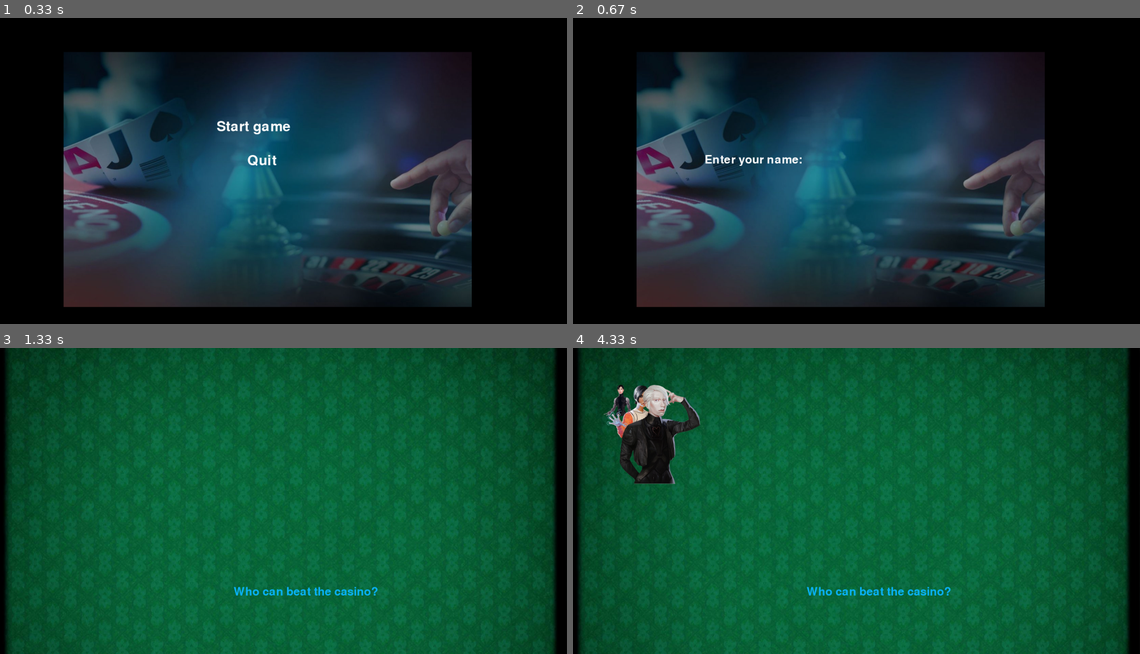
Above: before the commit, frames 1-4 (two rows, left to right).
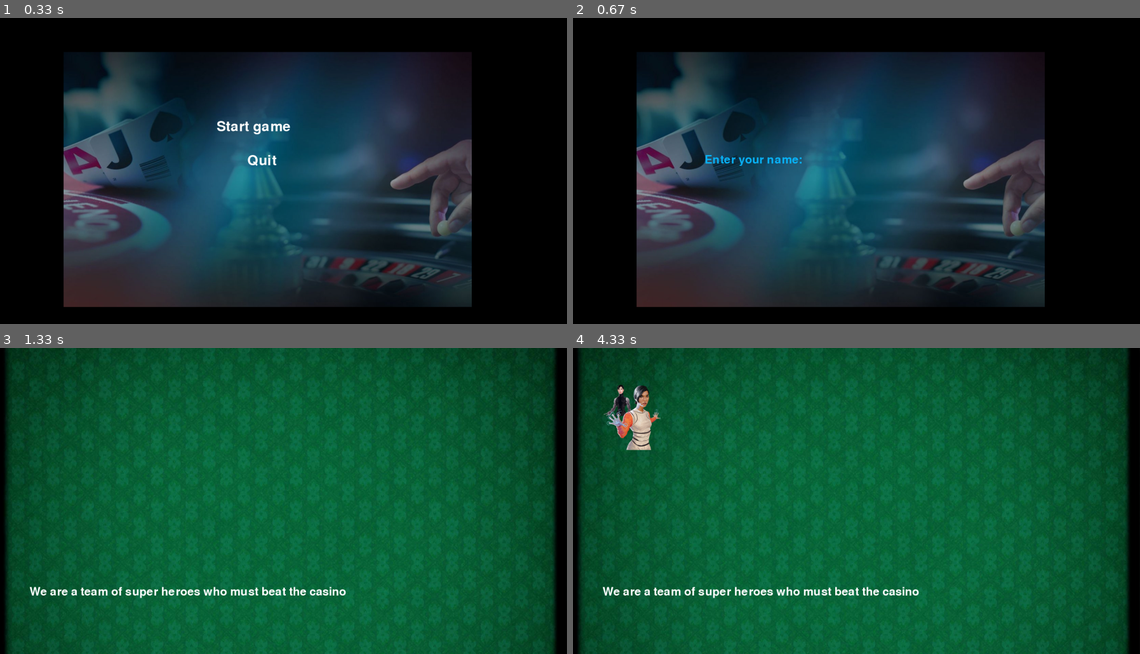
Above: after the commit, the same moments.

Repository: nyXapb/BlackJack
Game: pygame game, started from BJ_PyGame.py
Two runs of this game, one before a commit and one after it. Both use one fixed random seed, a clock stepped at 60 frames per second and the inputs below.
Inputs:
- Up to frame 1 (0.33 s): no input
- Up to frame 2 (0.67 s): click "Start game" at 0.38 s
- Up to frame 3 (1.33 s): type "ann" at 0.67 s; tap Enter at 1 s; click "1" at 1.27 s
- Up to frame 4 (4.33 s): no input

Frame 1 is identical in both runs. In frame 2, 0.2% of the frame differs, in the area x 23-41%, y 44-49%; in frame 3, 1.0%; in frame 4, 3.4%, in the area x 5-67%, y 12-82%.

Commit message:
PyGame BlackJack

Diff:
--- a/BJ_PyGame.py
+++ b/BJ_PyGame.py
@@ -3,6 +3,7 @@
 import time
 import json
 from pygame.locals import *
+from moviepy.editor import VideoFileClip
 
 pygame.init()
 
@@ -42,7 +43,7 @@
 cards_shuffle = pygame.mixer.Sound("sound/cardShuffle.wav")
 
 # Видео
-
+video_casino = VideoFileClip('video\casino.mp4')
 
 class Cards():
     def __init__(self,image,rank):
@@ -128,45 +129,29 @@
     def start_game(self):
 
         display.blit(background,(0,0))
-        print_text(f'Who can beat the casino?',700,700,(10,180,250),font_size = 50)
+        print_text(f'We are a team of super heroes who must beat the casino',100,700,(255,255,255),font_size = 50)
+        for i in range(1,9):
+            time.sleep(1.5)
+            display.blit(pygame.image.load(f'image/bot{i*100}.png'),(100,100))
+            pygame.display.update()
+
+        time.sleep(3)
+        print_text(f'hahahahaha bugaga',400,300,(255,50,50),font_size = 70)
         pygame.display.update()
-        time.sleep(1)
-        display.blit(pygame.image.load('image/bot100.png'),(100,100))
+        time.sleep(3)
+        display.blit(pygame.image.load(f'image/boss.png'),(800,100))
         pygame.display.update()
-        time.sleep(1)
-        display.blit(pygame.image.load('image/bot200.png'),(100,100))
+        time.sleep(3)
+        print_text(f'I`m waiting for you and your money!!!',200,500,(255,50,50),font_size = 70)
         pygame.display.update()
-        time.sleep(1)
-        display.blit(pygame.image.load('image/bot300.png'),(100,100))
-        pygame.display.update()
-        time.sleep(1)
-        display.blit(pygame.image.load('image/bot400.png'),(100,100))
-        pygame.display.update()
-        time.sleep(1)
-        display.blit(pygame.image.load('image/bot500.png'),(100,100))
-        pygame.display.update()
-        time.sleep(1)
-        display.blit(pygame.image.load('image/bot600.png'),(100,100))
-        pygame.display.update()
-
-        # display.blit(image_user,(700,700))
-        # print_text(f'{self.user.name}',700,700,(10,180,250),font_size = 30)
-        # print_text(f'{self.user.money}$',700,750,(200,204,58),font_size = 30)
-
-        # dealer
-        # display.blit(image_dealer,(1000,0))
-        # print_text(f'{self.dealer.name}',1000,0,(10,180,250),font_size = 30)
-        # print_text(f'{self.dealer.money}$',1000,50,(200,204,58),font_size = 30)
-        # display.blit(chips_stack,(1200,20))
-
-        # bots ['Eva','Victoria','Mike']
-        # position = 0
-        # for i in range(len(self.bot_list)):
-        #     display.blit(self.bot_list[i].image,(50,0+position))
-        #     print_text(f'{self.bot_list[i].name}',50,0+position,(10,180,250),font_size = 30)
-        #     print_text(f'{self.bot_list[i].money}$',50,50+position,(200,204,58),font_size = 30)
-        #     position +=300
-
+        time.sleep(3)
+
+        display.blit(background,(0,0))
+        for i in range(5,0,-1):
+            time.sleep(1)
+            display.blit(background,(0,0))
+            print_text(f'Let`s go! {i}',500,300,(255,255,255),font_size = 120)
+            pygame.display.update()
 
         time.sleep(1)
 
@@ -342,10 +327,10 @@
 
         display.blit(background,(0,0))
 
-        # pygame.mixer.Sound.play(cards_shuffle)
+        pygame.mixer.Sound.play(cards_shuffle)
         for i in range(52):
             pygame.display.update()
-            # time.sleep(0.05)
+            time.sleep(0.03)
             display.blit(card_back,(1400,350-i*4))
 
         button_take_card = Botton(190,50)
@@ -465,6 +450,12 @@
                 # self.user.money -= self.rate*2
                 self.dealer.money += self.rate
                 print_text(f'You lose! {int(self.rate)}$',700,450,(255,50,50),font_size = 50)
+                time.sleep(2)
+                pygame.display.set_caption('You lost everything! Good by))')
+                video_casino.preview()
+                quit()
+                pygame.quit()
+
             elif self.user.final_sum_on_hand > self.dealer.final_sum_on_hand:
                 self.user.money += self.rate*2
                 self.dealer.money -= self.rate
@@ -589,8 +580,8 @@
             position_deck +=1
 
     def take_card(self,user,number = 1):
-        # pygame.mixer.Sound.play(take_card_sound)
-        # pygame.time.delay(300)
+        pygame.mixer.Sound.play(take_card_sound)
+        pygame.time.delay(300)
 
         for i in range(1,number+1):
             user.cards_on_hand.append(self.deck.cards.pop())
@@ -644,13 +635,13 @@
 
         display.blit(menu_background,(200,100))
 
-        print_text('Use hints?',250,200,(255,255,255),font_size = 50)
+        print_text('Use hints?',250,200,(10,180,250),font_size = 50)
         if hints:
             botton_hints_yes.draw(550,190,'yes',use_hints,60,parametr=True)
         else:
             botton_hints_no.draw(550,190,'no',use_hints,60,parametr=False)
 
-        print_text('How many bot players will be in the game?',250,400,(255,255,255),font_size = 50)
+        print_text('How many bot players will be in the game?',250,400,(10,180,250),font_size = 50)
         botton_players0.draw(550,500,'0',init_start_game,60,0)
         botton_players1.draw(650,500,'1',init_start_game,60,1)
         botton_players2.draw(750,500,'2',init_start_game,60,2)
@@ -670,8 +661,8 @@
 def init_start_game(number_of_bots):
     global hints
 
-    user = Player(user_name,2000,image_user)
-    dealer = Player('Dealer',10000,image_dealer)
+    user = Player(user_name,100,image_user)
+    dealer = Player('Dealer',100000,image_dealer)
 
     bot_list = []
     bot_name = ['Eva','Victoria','Mike','Sophia']
@@ -718,7 +709,7 @@
         # textrect = Rect(0, 0, 100, FONT_SIZE)
         display.blit(menu_background,(200,100))
 
-        print_text('Enter your name:',400,400,(255,255,255),font_size = 50)
+        print_text('Enter your name:',400,400,(10,180,250),font_size = 50)
         # for i in names:
         #     text = font.render(i[:-1], True, (255,0,0), (0,0,0))
         #     display.blit(text, textrect)
Binary file added: image/boss.png
Renamed: image/bot_3.png -> image/bot700.png
Renamed: image/png/user.png -> image/bot800.png
Binary file added: image/png/boss.png
Binary file added: image/png/bot800.png
